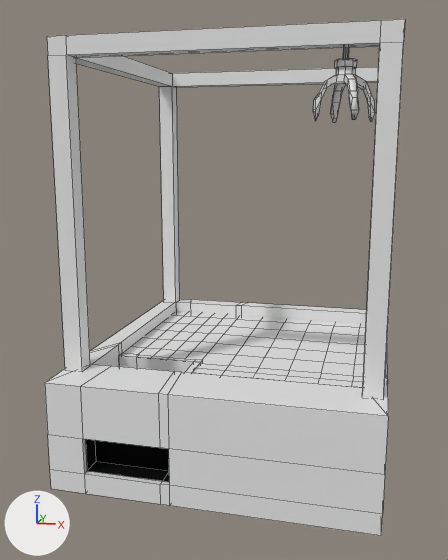
The Blender file Assets/Models/blend/ClawMashine.blend, before and after one commit.
Rendered twice from a 50 mm camera at (0.9, -4.41, 2.07) aimed at (-0.15, -0.2, 1.16). The axes (+X, +Y, +Z) are drawn at lower left. The lights are the same throughout. Mesh edges are drawn as thin lines.

In view in the first picture: 'Containet', 'Crane', 'Plane'.
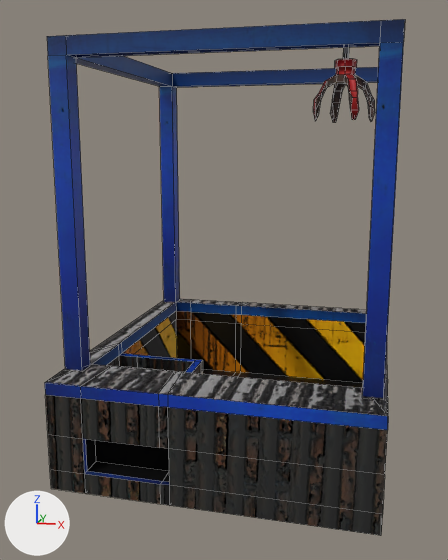
Location of each change, (x1, y1, x2, y2) in pixels of the pictures (448 x 560 px):
'Containet', surface changed, reshaped
    both: (45, 19, 405, 536)
'Plane', deleted
    before: (124, 312, 366, 388)
'Crane', recoloured
    both: (313, 47, 375, 122)
part 1 of me_cube_001, built on
    both: (45, 302, 388, 475)
part 2 of me_cube_001, surface changed
    both: (45, 19, 405, 536)

Diff of the bpy script that builds the scene:
```diff
--- a/Assets/Models/blend/ClawMashine.blend.py
+++ b/Assets/Models/blend/ClawMashine.blend.py
@@ img_clawmashine_png @@
+img_clawmashine_png = load_image('ClawMashine.png', '../../Textures/ClawMashine.png', 1024, 1024, 'sRGB')
@@ img_normalmap_2__png @@
+img_normalmap_2__png = load_image('NormalMap(2).png', '../../Textures/NormalMap(2).png', 1024, 1024, 'sRGB')
@@ img_capsule_png @@
+img_capsule_png = load_image('Capsule.png', '../../Textures/Capsule.png', 1024, 1024, 'sRGB')
@@ img_normalmap_png @@
+img_normalmap_png = load_image('NormalMap.png', '../../Textures/NormalMap.png', 1024, 1024, 'sRGB')
@@ mat_material_001 @@
 n0 = _N.new('ShaderNodeBsdfPrincipled'); n0.name = 'Principled BSDF'
 n1 = _N.new('ShaderNodeOutputMaterial'); n1.name = 'Material Output'
+n2 = _N.new('ShaderNodeTexImage'); n2.name = 'Image Texture'
+n2.image = img_capsule_png
+n3 = _N.new('ShaderNodeNormalMap'); n3.name = 'Normal Map'
+n4 = _N.new('ShaderNodeTexImage'); n4.name = 'Image Texture.001'
+n4.image = img_normalmap_png
 _L.new(n0.outputs[0], n1.inputs[0])  # 'BSDF' to 'Surface'
+_L.new(n2.outputs[0], n0.inputs[0])  # 'Color' to 'Base Color'
+_L.new(n4.outputs[0], n3.inputs[1])  # 'Color' to 'Color'
+_L.new(n3.outputs[0], n0.inputs[5])  # 'Normal' to 'Normal'
@@ mat_claw @@
+mat_claw = bpy.data.materials.new('claw')
+# uses the picture img_clawmashine_png
+# uses the picture img_normalmap_2__png
@@ me_cylinder @@
 me_cylinder.from_pydata(...)  # 136 vertices, 128 faces; spans x -24.9..24.9, y -4.2..4.2, z 17.1..29.7
+me_cylinder.materials.append(mat_claw)
@@ me_cube_001 @@
 # used by ob_containet; location = (-0.935, -0.936, 1.69); scale = (0.0585, 0.0585, 1.0)
-me_cube_001.from_pydata(...)  # 166 vertices, 164 faces; spans x -1.1..33.1, y -5.2..33.1, z -1.7..1.0
+me_cube_001.from_pydata(...)  # 218 vertices, 216 faces; spans x -1.1..33.1, y -5.2..33.1, z -1.7..1.0
+# me_cube_001 part 1
+# 38 faces are deleted
+# 38 vertices are added at x -1.1..33.1, y -5.2..33.1, z -1.2..-1.1
+# 14 new vertices lie (0.0, 0.0, 0.4) away from vertices in x 1.1..30.9, y 1.2..30.9, z -1.6
+# 6 new faces join them, mat_material (black #000000)
+# 84 new faces join them, mat_material_001
+# me_cube_001 part 2: 126 kept faces spanning x -1.1..33.1, y -5.2..33.1, z -1.7..1.0 get new texture (UV) coordinates
 me_cube_001.materials.append(mat_material_001)
@@ ob_plane @@
-ob_plane = bpy.data.objects.new('Plane', me_plane)
-ob_plane.location = (0.0, 0.0, 0.603)
```
